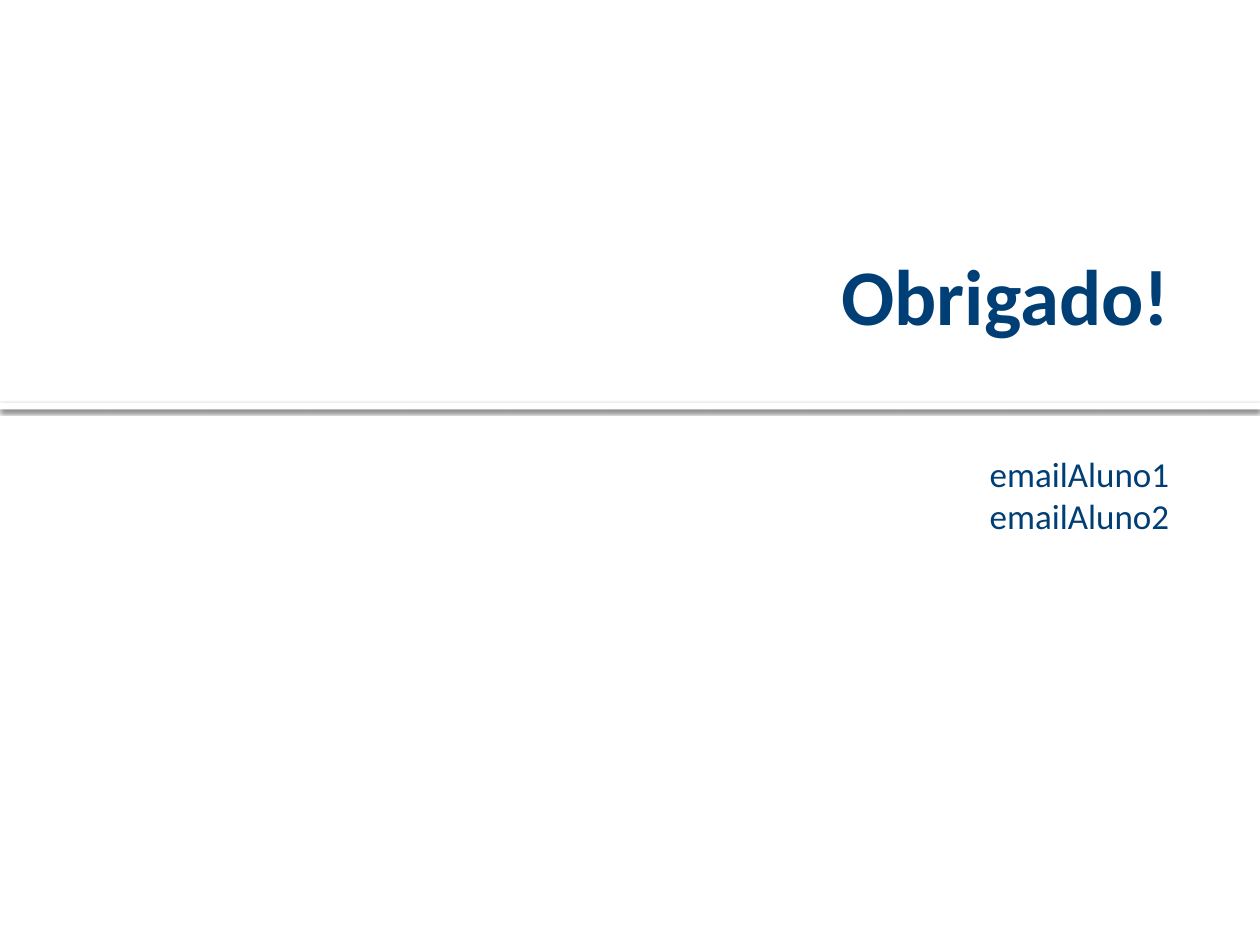
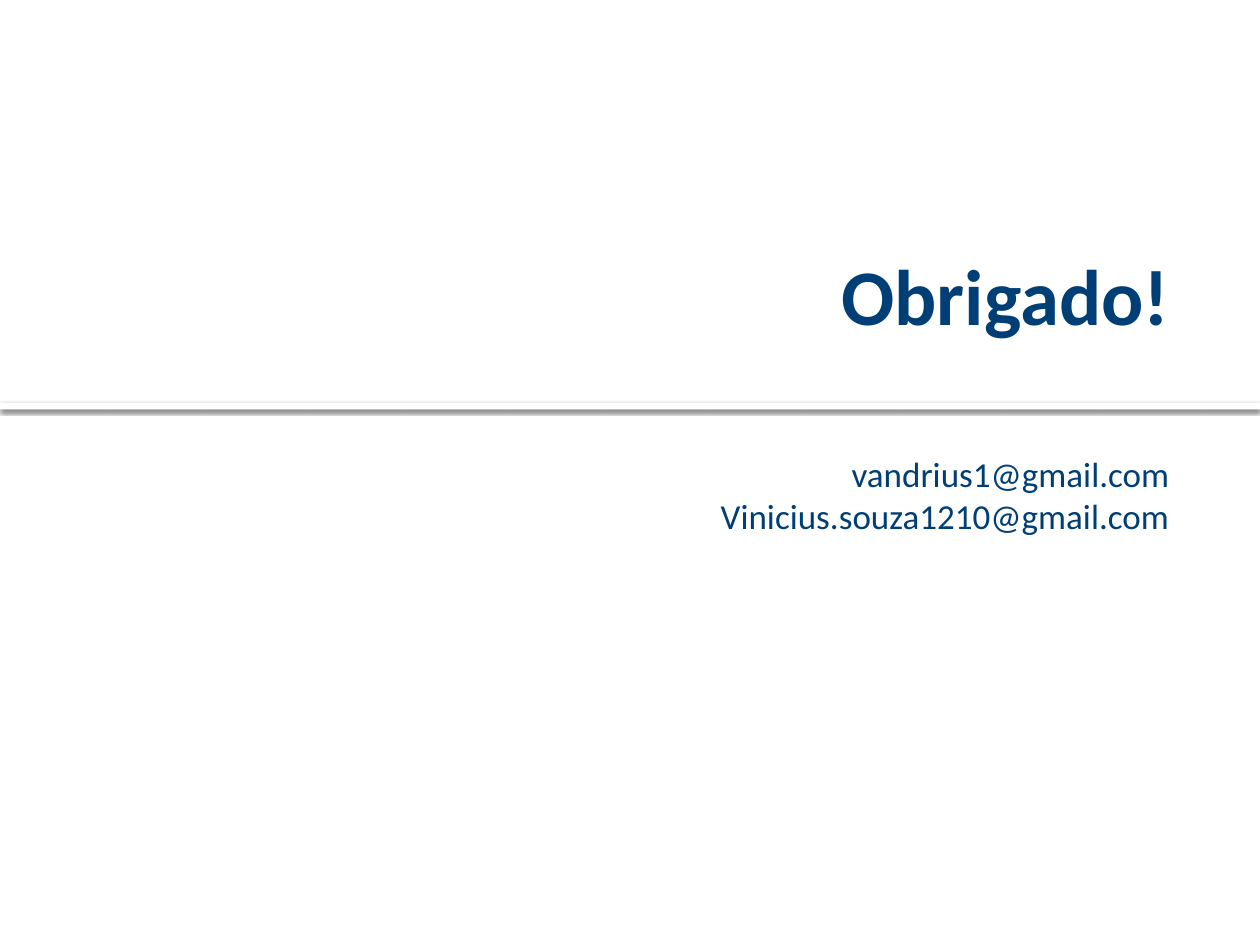
Before and after one commit to viniciussouza1210/Central-Cond, a slide deck: slide 23 of PROPOSTA/Apresentação Proposta - Central Cond.pptx (slide 25 before the commit). Drawn at 1260x945 pixels with LibreOffice and Linux fonts; fonts in the diff are those of the drawing; background and template pictures are left out. Boxes give left, top, right and bottom in pixels: in the first picture for what was removed or moved away, otherwise in the second. Text is boxed around its words. In the diff, an @@ line names an element or a change of style, - is before the commit and + after.

```diff
--- a/PROPOSTA/Apresentação Proposta - Central Cond.pptx
+++ b/PROPOSTA/Apresentação Proposta - Central Cond.pptx
@@ text at bbox=[721, 462, 1169, 535]: text changed @@
-emailAluno1
-emailAluno2
+vandrius1@gmail.com
+Vinicius.souza1210@gmail.com
```
Also in this commit, not shown: 10 other slides changed, 2 slides removed.
